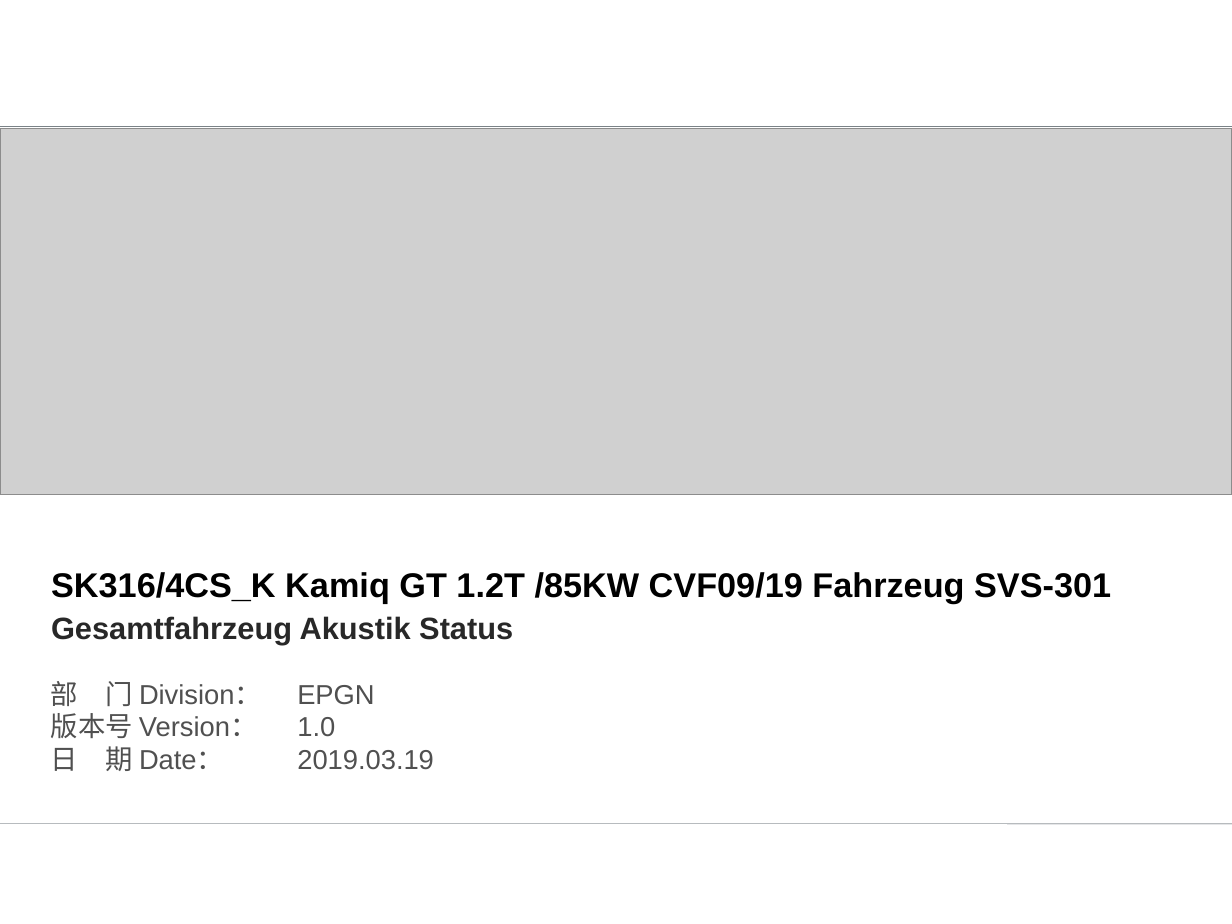
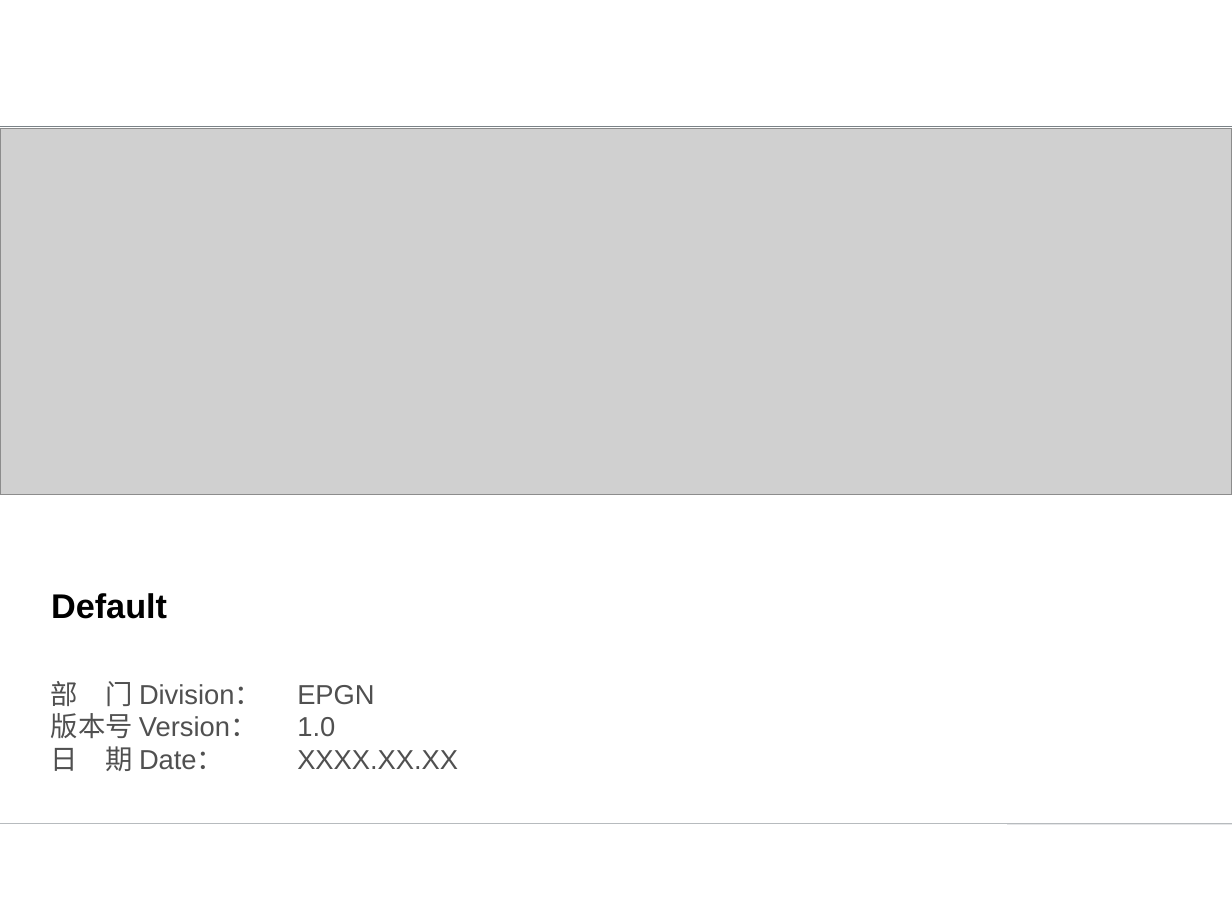
Before and after one commit to zhangxingjing/EPGN_INFO, a slide deck: slide 1 of epgn_info/epgn_info/apps/calculate/PPTModel/4zuo.pptx. Drawn at 1232x924 pixels with LibreOffice and Linux fonts; fonts in the diff are those of the drawing; grey boxes stand for pictures; background and template pictures are left out. Boxes give left, top, right and bottom in pixels: in the first picture for what was removed or moved away, otherwise in the second. Text is boxed around its words. In the diff, an @@ line names an element or a change of style, - is before the commit and + after.

```diff
--- a/epgn_info/epgn_info/apps/calculate/PPTModel/4zuo.pptx
+++ b/epgn_info/epgn_info/apps/calculate/PPTModel/4zuo.pptx
@@ title at <box>51,593,167,619</box>: text changed @@
-SK316/4CS_K Kamiq GT 1.2T /85KW CVF09/19 Fahrzeug SVS-301
-Gesamtfahrzeug Akustik Status
+Default
@@ text at <box>51,746,458,771</box>: text changed @@
-日期 Date： 2019.03.19
+日期 Date： XXXX.XX.XX
```
Also in this commit, not shown: 6 other slides changed, 4 slides added, 5 slides removed, 7 other files.
